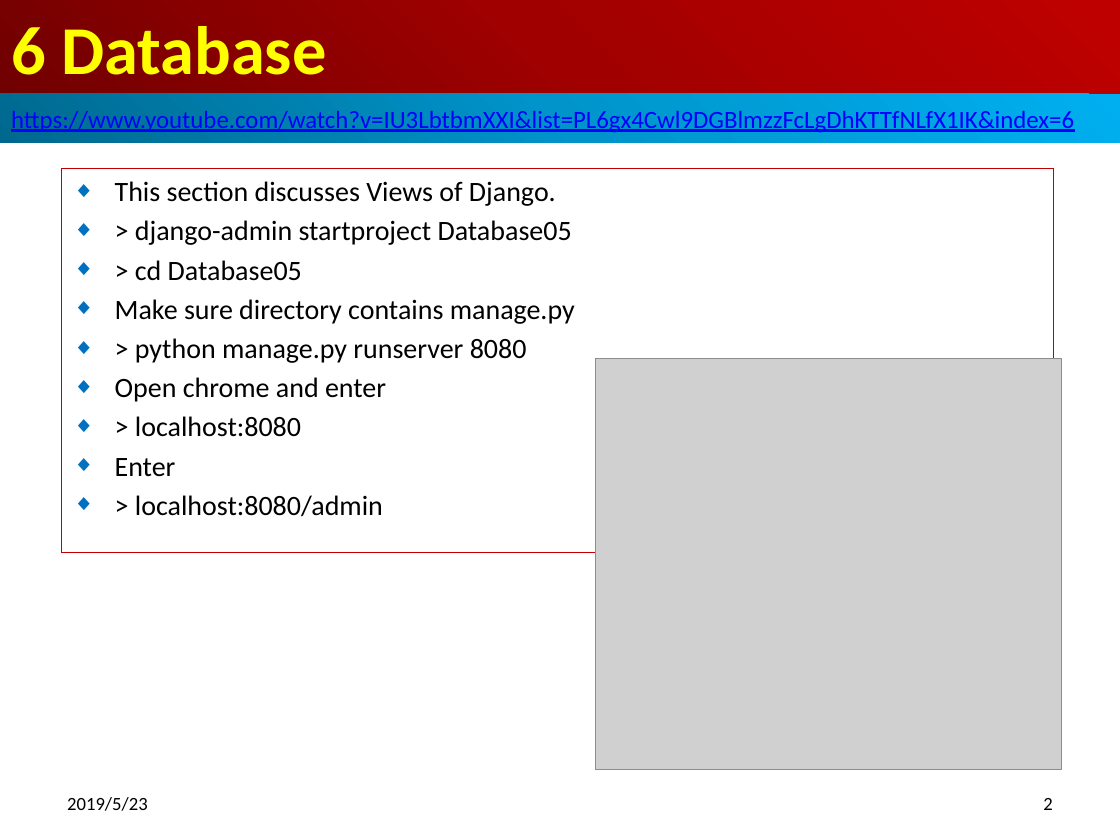
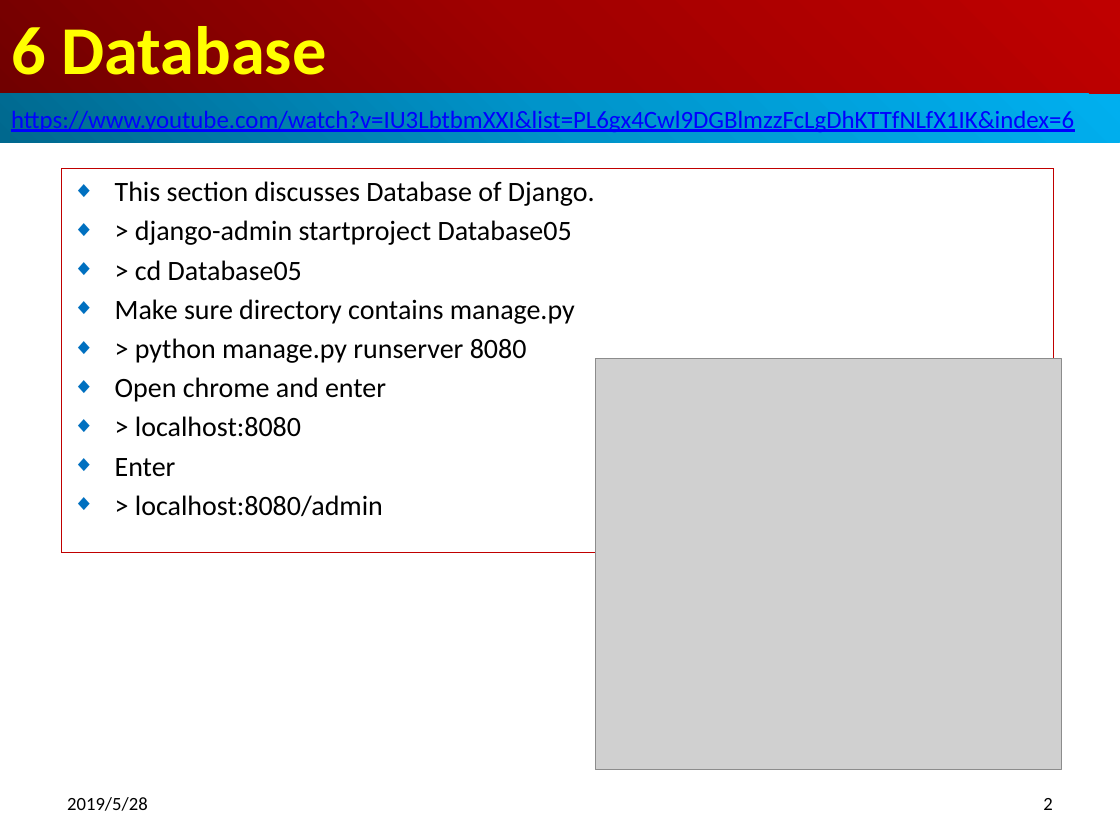
Before and after one commit to peterhchen/500-Django-Basic, a slide deck: slide 2 of 06_Database/06_Database.pptx. Drawn at 1120x840 pixels with LibreOffice and Linux fonts; fonts in the diff are those of the drawing; grey boxes stand for pictures. Boxes give left, top, right and bottom in pixels: in the first picture for what was removed or moved away, otherwise in the second. Text is boxed around its words. In the diff, an @@ line names an element or a change of style, - is before the commit and + after.

```diff
--- a/06_Database/06_Database.pptx
+++ b/06_Database/06_Database.pptx
@@ subtitle at <box>115,181,595,206</box>: text changed @@
-◆ This section discusses Views of Django.
+◆ This section discusses Database of Django.
@@ text at <box>67,797,148,811</box>: text changed @@
-2019/5/23
+2019/5/28
```
Also in this commit, not shown: 8 other slides changed.
